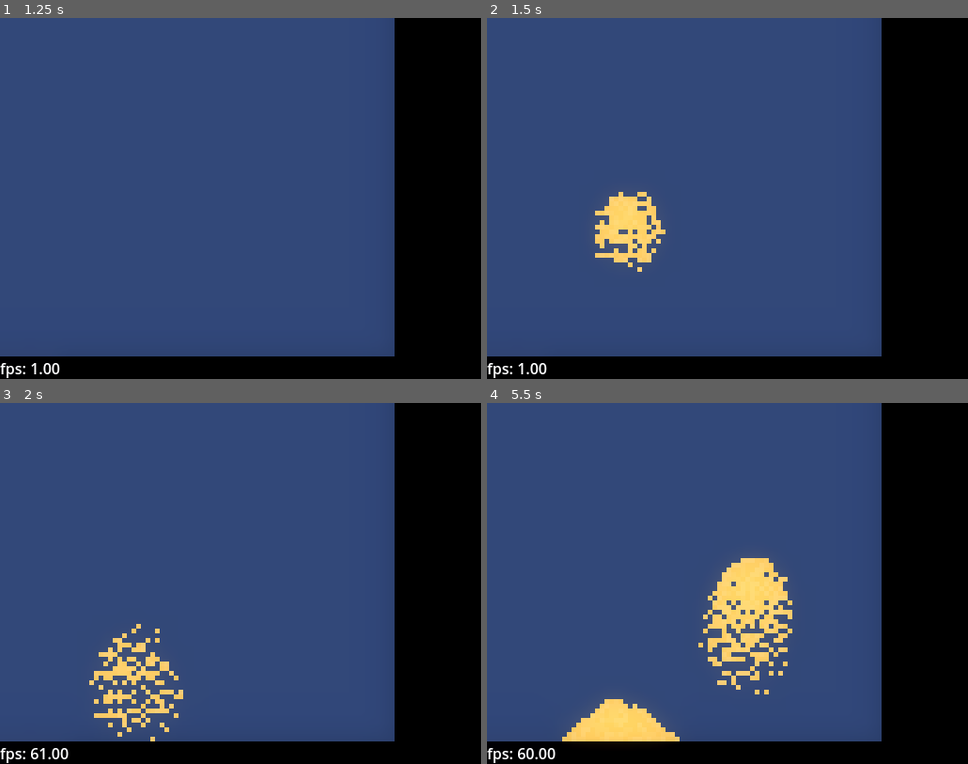
Above: before the commit, frames 1-4 (two rows, left to right).
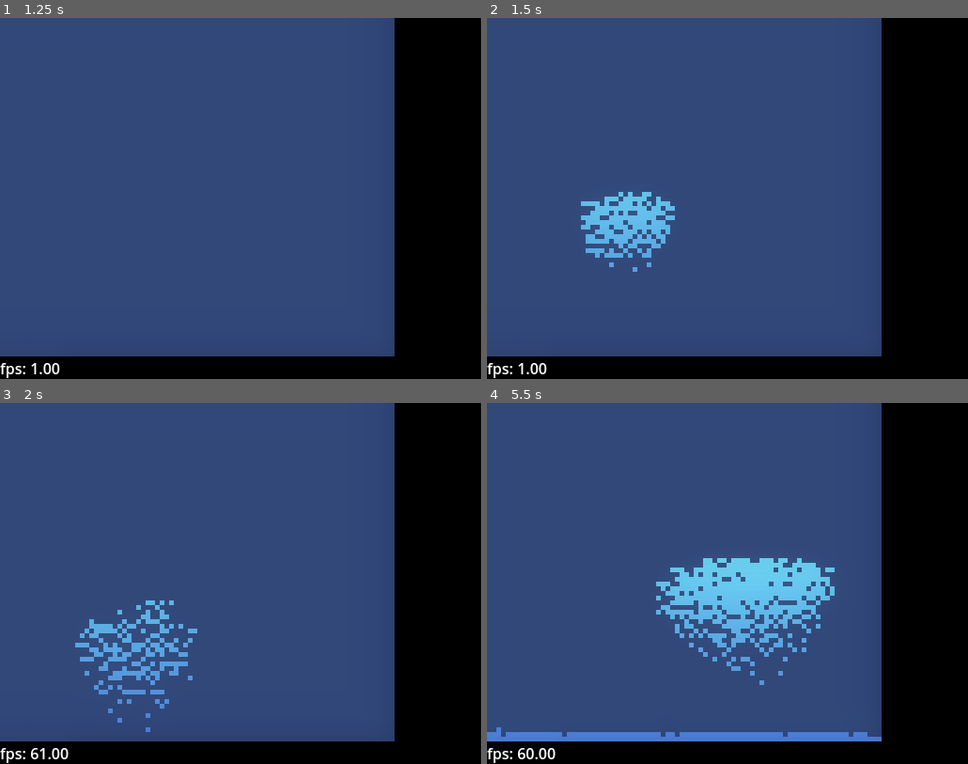
Above: after the commit, the same moments.

Repository: kiwijuice56/sand-spoon
Game: Godot game, scene res://main/main.tscn
The game is run twice, just before and just after one commit, with the same random seed, the same clock (stepped at 60 frames per second) and the same inputs.
Inputs (mouse positions are in pixels of both pictures, inside the frame that each line leads up to):
- Up to frame 1 (1.25 s): tap Enter at 0.5 s; move the mouse to (346, 180) at 0.52 s; hold 2 from 0.53 s (still down)
- Up to frame 2 (1.5 s): tap Space at 1.25 s; move the mouse to (631, 216) at 1.27 s; release 2 at 1.28 s; click (631, 216) at 1.35 s
- Up to frame 3 (2 s): tap 2 at 1.55 s
- Up to frame 4 (5.5 s): move the mouse to (775, 504) at 2.02 s; hold 2 2.03-2.78 s; move the mouse to (703, 655) at 2.77 s; tap 0 at 2.85 s; tap 2 at 3.05, 3.8, 4.35, 5.3 s; move the mouse to (871, 637) at 3.52 s; hold 1 3.53-4.28 s; move the mouse to (583, 529) at 4.27 s; move the mouse to (751, 583) at 5.02 s; press the mouse at (751, 583) at 5.03 s

Frame 1 is identical in both runs. In frame 2, 2.6% of the frame differs, in the area x 19-40%, y 48-71%; in frame 3, 3.3%; in frame 4, 9.9%, in the area x 0-83%, y 42-94%.

Commit message:
Added liquids

Diff:
--- a/main/main.tscn
+++ b/main/main.tscn
@@ -1,18 +1,19 @@
-[gd_scene load_steps=10 format=3 uid="uid://0hq7inj0b37n"]
+[gd_scene load_steps=11 format=3 uid="uid://0hq7inj0b37n"]
 
 [ext_resource type="Script" path="res://main/simulation/simulation.gd" id="1_7t74s"]
 [ext_resource type="Script" path="res://main/simulation/element/element.gd" id="2_55j5a"]
 [ext_resource type="Script" path="res://main/painter/painter.gd" id="3_3diiu"]
 [ext_resource type="PackedScene" uid="uid://cly3oo4u8jasx" path="res://main/ui/fps_label/fps_label.tscn" id="3_54ca0"]
 [ext_resource type="Resource" uid="uid://bv0qbdwy81m1a" path="res://main/simulation/element/empty/empty.tres" id="4_oq8j5"]
-[ext_resource type="Resource" uid="uid://bpc02af8uq6kh" path="res://main/simulation/element/powder/sand/sand.tres" id="5_57l7a"]
+[ext_resource type="Resource" uid="uid://ypa8f347pjrs" path="res://main/simulation/element/liquid/water/water.tres" id="5_4oxmv"]
+[ext_resource type="Resource" uid="uid://bpc02af8uq6kh" path="res://main/simulation/element/solid/powder/sand/sand.tres" id="5_57l7a"]
 
 [sub_resource type="Environment" id="Environment_f0vau"]
 background_mode = 3
 glow_enabled = true
 glow_bloom = 0.22
 
-[sub_resource type="Image" id="Image_niy8t"]
+[sub_resource type="Image" id="Image_8fq3f"]
 data = {
 "data": PackedByteArray(0, 0, 0, 0, 0, 0, 0, 0, 0, 0, 0, 0, 0, 0, 0, 0, 0, 0, 0, 0, 0, 0, 0, 0, 0, 0, 0, 0, 0, 0, 0, 0, …(62113 unchanged characters)…
 "format": "RGBA8",
@@ -39,7 +40,7 @@
 simulation_size = Vector2i(84, 72)
 simulation_scale = 5
 chunk_size = 12
-elements = Array[ExtResource("2_55j5a")]([ExtResource("4_oq8j5"), ExtResource("5_57l7a")])
+elements = Array[ExtResource("2_55j5a")]([ExtResource("4_oq8j5"), ExtResource("5_57l7a"), ExtResource("5_4oxmv")])
 
 [node name="Painter" type="Node" parent="Simulation" node_paths=PackedStringArray("sim")]
 script = ExtResource("3_3diiu")
--- a/main/painter/painter.gd
+++ b/main/painter/painter.gd
@@ -23,6 +23,8 @@
 		current_element = "empty"
 	if Input.is_key_pressed(KEY_1):
 		current_element = "sand"
+	if Input.is_key_pressed(KEY_2):
+		current_element = "water"
 
 func paint_line(start: Vector2i, end: Vector2i, line_width: int, element_name: String) -> void:
 	if start.distance_to(end) > line_width / 2.0:
--- a/main/simulation/element/element.gd
+++ b/main/simulation/element/element.gd
@@ -2,6 +2,7 @@
 
 @export var unique_name: String
 @export var color: Color
+@export var skip_proportion: float = 0.3
 
 ## Called once per element while the simulation is initialized.
 func initialize() -> void:
--- a/main/simulation/element/empty/empty.tres
+++ b/main/simulation/element/empty/empty.tres
@@ -6,3 +6,4 @@
 script = ExtResource("1_m73bc")
 unique_name = "empty"
 color = Color(0.173755, 0.243404, 0.413107, 1)
+skip_proportion = 0.3
--- /dev/null
+++ b/main/simulation/element/liquid/liquid.gd
@@ -0,0 +1,31 @@
+class_name Liquid extends Element
+
+@export var color_gradient: GradientTexture1D
+@export var viscosity: float
+
+var dispersion: int
+
+func initialize() -> void:
+	dispersion = 8 - int(7.0 * viscosity)
+
+func process(sim: Simulation, row: int, col: int, _data: int) -> void:
+	if Simulation.fast_randf() < skip_proportion:
+		return
+
+	if sim.in_bounds(row + 1, col) and sim.get_element(row + 1, col) == "empty":
+		sim.swap(row, col, row + 1, col)
+		return
+
+	var end: int = dispersion + 1
+	var dir: int = 1
+	if Simulation.fast_randf() < 0.5:
+		end = -dispersion - 1
+		dir = -1
+
+	for i in range(0, end, dir):
+		if sim.in_bounds(row, col + i) and sim.get_element(row, col + i) == "empty":
+			sim.swap(row, col, row, col + i)
+			return
+
+func get_color(sim: Simulation, row: int, col: int, _data: int) -> Color:
+	return color_gradient.gradient.sample(1.0 - float(row) / sim.simulation_size.y)
--- /dev/null
+++ b/main/simulation/element/liquid/water/water.tres
@@ -0,0 +1,17 @@
+[gd_resource type="Resource" script_class="Liquid" load_steps=4 format=3 uid="uid://ypa8f347pjrs"]
+
+[ext_resource type="Script" path="res://main/simulation/element/liquid/liquid.gd" id="1_unh5v"]
+
+[sub_resource type="Gradient" id="Gradient_sydsh"]
+colors = PackedColorArray(0.2652, 0.44538, 0.78, 1, 0.47, 1, 0.911667, 1)
+
+[sub_resource type="GradientTexture1D" id="GradientTexture1D_3kkdy"]
+gradient = SubResource("Gradient_sydsh")
+
+[resource]
+script = ExtResource("1_unh5v")
+color_gradient = SubResource("GradientTexture1D_3kkdy")
+viscosity = 0.2
+unique_name = "water"
+color = Color(0.41, 0.783667, 1, 1)
+skip_proportion = 0.6
--- a/main/simulation/element/powder/powder.gd
+++ b/main/simulation/element/solid/powder/powder.gd
@@ -1,6 +1,5 @@
-class_name Powder extends Element
+class_name Powder extends Solid
 
-@export var smoothness: float = 0.0
 @export var color_variation: float = 0.25
 
 var color_a: Color
@@ -13,14 +12,14 @@
 	color_c = color.lightened(2 * color_variation)
 
 func process(sim: Simulation, row: int, col: int, _data: int) -> void:
-	if Simulation.fast_randf() >= smoothness:
+	if Simulation.fast_randf() < skip_proportion:
 		return
 
-	if sim.in_bounds(row + 1, col) and sim.get_element(row + 1, col) == "empty":
+	if sim.in_bounds(row + 1, col) and not sim.get_element_resource(sim.get_element(row + 1, col)) is Solid:
 		sim.swap(row, col, row + 1, col)
 		return
-	var right: bool = sim.in_bounds(row + 1, col + 1) and sim.get_element(row + 1, col + 1) == "empty"
-	var left: bool = sim.in_bounds(row + 1, col - 1) and sim.get_element(row + 1, col - 1) == "empty"
+	var right: bool = sim.in_bounds(row + 1, col + 1) and not sim.get_element_resource(sim.get_element(row + 1, col + 1)) is Solid
+	var left: bool = sim.in_bounds(row + 1, col - 1) and not sim.get_element_resource(sim.get_element(row + 1, col - 1)) is Solid
 	if left and right:
 		if Simulation.fast_randf() < 0.5:
 			left = false
--- a/main/simulation/element/powder/sand/sand.tres
+++ b/main/simulation/element/solid/powder/sand/sand.tres
@@ -1,10 +1,10 @@
 [gd_resource type="Resource" script_class="Powder" load_steps=2 format=3 uid="uid://bpc02af8uq6kh"]
 
-[ext_resource type="Script" path="res://main/simulation/element/powder/powder.gd" id="1_bvfnp"]
+[ext_resource type="Script" path="res://main/simulation/element/solid/powder/powder.gd" id="1_bvfnp"]
 
 [resource]
 script = ExtResource("1_bvfnp")
-smoothness = 0.5
 color_variation = 0.05
 unique_name = "sand"
-color = Color(0.93448, 0.746399, 0.342068, 1)
+color = Color(0.93, 0.65875, 0.279, 1)
+skip_proportion = 0.5
--- /dev/null
+++ b/main/simulation/element/solid/solid.gd
@@ -0,0 +1 @@
+class_name Solid extends Element
Not shown: 1 places in main/main.tscn that only renumber resources
